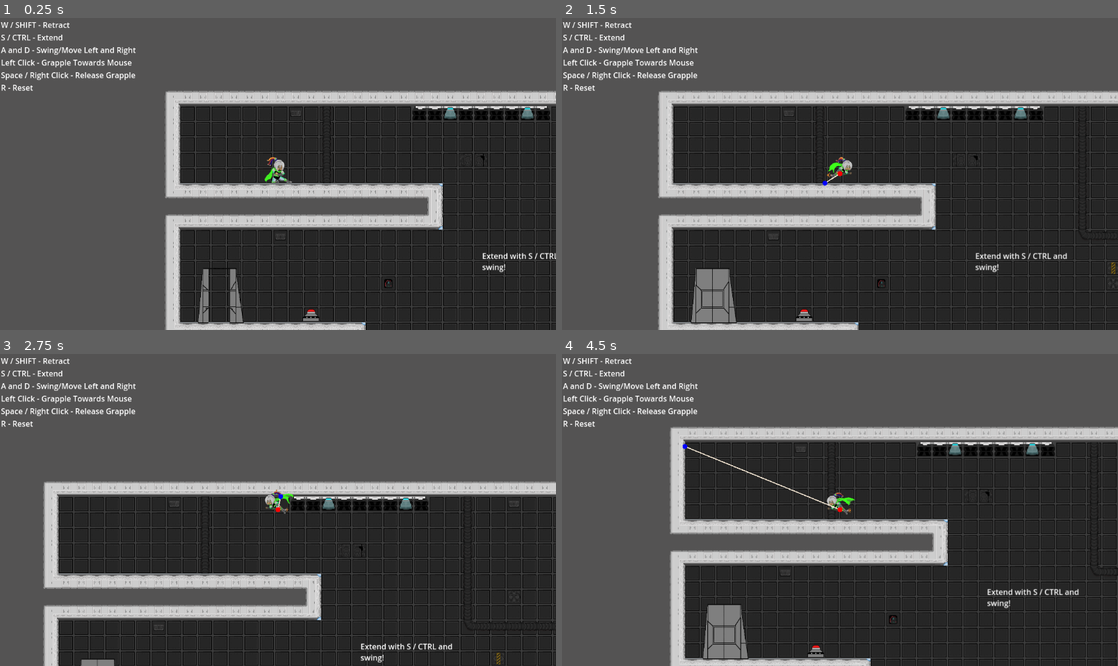
Above: before the commit, frames 1-4 (two rows, left to right).
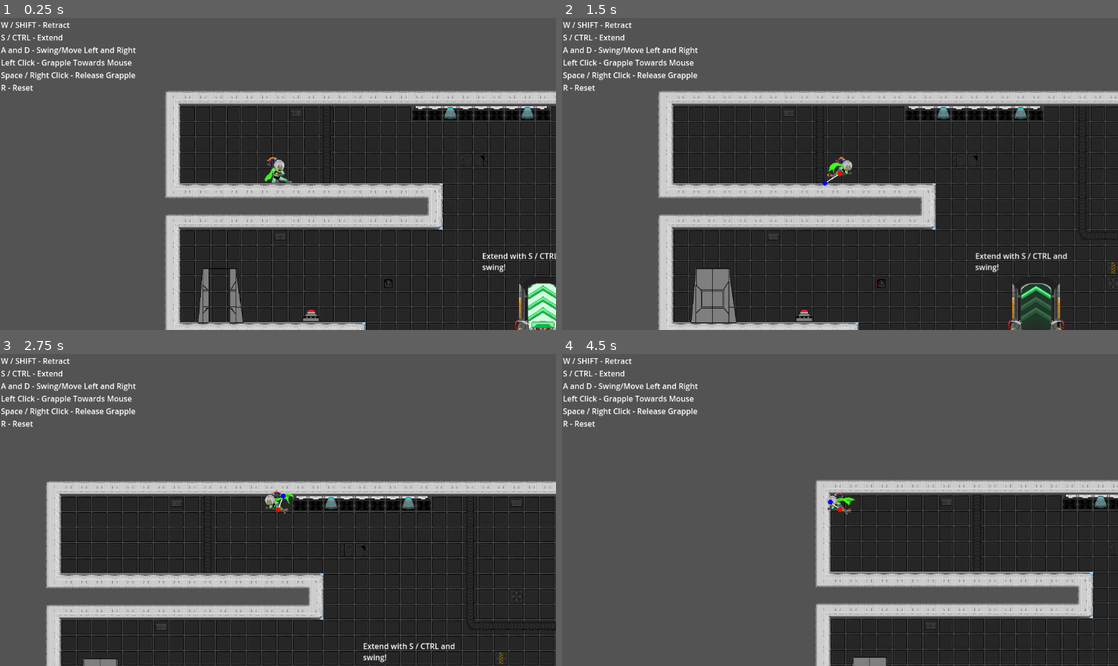
Above: after the commit, the same moments.

Repository: matthewchen146/cmpm-172-grappling-platformer
Game: Godot game, scene res://scenes/main_scenes/Levels/Level3.tscn
Same seed, same stepped clock (60 frames per second), same inputs: the game is played once before the commit and once after it. This scene is started directly instead of the project's main scene.
Inputs (mouse positions are in pixels of both pictures, inside the frame that each line leads up to):
- Up to frame 1 (0.25 s): no input
- Up to frame 2 (1.5 s): move the mouse to (962, 158) at 0.52 s; hold D (move_right) 0.53-1.28 s; hold W (raise) 0.53-1.28 s; click (962, 158) at 0.6 s; tap Space (jump) at 0.77 s; move the mouse to (728, 189) at 1.27 s; hold Down from 1.28 s (still down); tap W (raise) at 1.35 s
- Up to frame 3 (2.75 s): tap Space (jump) at 1.52 s; click (166, 525) at 1.55 s; move the mouse to (333, 441) at 2.02 s; release Down at 2.03 s; hold D (move_right) from 2.03 s (still down); hold W (raise) from 2.03 s (still down); click (333, 441) at 2.1 s
- Up to frame 4 (4.5 s): move the mouse to (812, 572) at 2.77 s; release D (move_right) at 2.78 s; release W (raise) at 2.78 s; hold Up 2.78-3.53 s; tap S (lower) at 2.85 s; tap Space (jump) at 3.02, 3.77 s; click (812, 572) at 3.05 s; move the mouse to (1006, 556) at 3.52 s; hold W (raise) 3.53-4.28 s; hold A (move_left) from 3.53 s (still down); move the mouse to (673, 463) at 4.27 s; tap F at 4.35 s

The runs differ from the first frame. In frame 1, 0.9% of the frame differs, in the area x 92-100%, y 83-100%; in frame 2, 0.8%; in frame 3, 8.2%; in frame 4, 42%, in the area x 19-100%, y 23-100%.

Commit message:
Fast Grapple implemented

Diff:
--- a/Assets/Tile-Set.tres
+++ b/Assets/Tile-Set.tres
@@ -271,15 +271,23 @@
 10:7/0 = 0
 10:7/0/physics_layer_0/linear_velocity = Vector2(0, 0)
 10:7/0/physics_layer_0/angular_velocity = 0.0
+10:7/0/physics_layer_0/polygon_0/points = PackedVector2Array(-16, -16, 16, -16, 16, 16, -16, 16)
+10:7/0/custom_data_1 = true
 11:7/0 = 0
 11:7/0/physics_layer_0/linear_velocity = Vector2(0, 0)
 11:7/0/physics_layer_0/angular_velocity = 0.0
+11:7/0/physics_layer_0/polygon_0/points = PackedVector2Array(-16, -16, 16, -16, 16, 16, -16, 16)
+11:7/0/custom_data_1 = true
 12:7/0 = 0
 12:7/0/physics_layer_0/linear_velocity = Vector2(0, 0)
 12:7/0/physics_layer_0/angular_velocity = 0.0
+12:7/0/physics_layer_0/polygon_0/points = PackedVector2Array(-16, -16, 16, -16, 16, 16, -16, 16)
+12:7/0/custom_data_1 = true
 13:7/0 = 0
 13:7/0/physics_layer_0/linear_velocity = Vector2(0, 0)
 13:7/0/physics_layer_0/angular_velocity = 0.0
+13:7/0/physics_layer_0/polygon_0/points = PackedVector2Array(-16, -16, 16, -16, 16, 16, -16, 16)
+13:7/0/custom_data_1 = true
 10:8/animation_columns = 8
 10:8/animation_speed = 8.0
 10:8/animation_frame_0/duration = 1.0
@@ -293,6 +301,8 @@
 10:8/0 = 0
 10:8/0/physics_layer_0/linear_velocity = Vector2(0, 0)
 10:8/0/physics_layer_0/angular_velocity = 0.0
+10:8/0/physics_layer_0/polygon_0/points = PackedVector2Array(-16, -16, 16, -16, 16, 16, -16, 16)
+10:8/0/custom_data_1 = true
 14:7/animation_columns = 8
 14:7/animation_speed = 8.0
 14:7/animation_frame_0/duration = 1.0
@@ -306,6 +316,8 @@
 14:7/0 = 0
 14:7/0/physics_layer_0/linear_velocity = Vector2(0, 0)
 14:7/0/physics_layer_0/angular_velocity = 0.0
+14:7/0/physics_layer_0/polygon_0/points = PackedVector2Array(-16, -16, 16, -16, 16, 16, -16, 16)
+14:7/0/custom_data_1 = true
 
 [sub_resource type="TileSetAtlasSource" id="TileSetAtlasSource_m007x"]
 texture = ExtResource("1_4t3yt")
@@ -392,5 +404,7 @@
 physics_layer_0/collision_layer = 1
 custom_data_layer_0/name = "Lethal"
 custom_data_layer_0/type = 1
+custom_data_layer_1/name = "FastGrapple"
+custom_data_layer_1/type = 1
 sources/4 = SubResource("TileSetAtlasSource_m007x")
 sources/0 = SubResource("TileSetAtlasSource_bxcjh")
--- a/scenes/main_scenes/Levels/Level3.tscn
+++ b/scenes/main_scenes/Levels/Level3.tscn
@@ -6,6 +6,7 @@
 [ext_resource type="Script" path="res://scripts/Door.gd" id="6_fytqi"]
 [ext_resource type="PackedScene" uid="uid://c8dqt4b3wvgwp" path="res://scenes/player/player.tscn" id="7_b5cwk"]
 [ext_resource type="Texture2D" uid="uid://ca0u07badv0np" path="res://Assets/Button_Anim.png" id="7_xm0bd"]
+[ext_resource type="PackedScene" uid="uid://cgaeymlik4bk2" path="res://scenes/prefab_scenes/launch_pad.tscn" id="8_f52lk"]
 [ext_resource type="Texture2D" uid="uid://b1dy0gufhix1s" path="res://Assets/Door_Animation_Sprites_Revised.png" id="8_l7pgr"]
 
 [sub_resource type="RectangleShape2D" id="RectangleShape2D_4jh31"]
@@ -175,7 +176,7 @@
 collision_animatable = true
 format = 2
 layer_0/name = "Main Layer"
-layer_0/tile_data = PackedInt32Array(1572825, 65536, 3, 1572 …(58109 unchanged characters)… , 1114133, 327680, 0, 1179669, 327680, 1)
+layer_0/tile_data = PackedInt32Array(1572825, 65536, 3, 1572 …(58109 unchanged characters)… , 1114133, 327680, 0, 1179669, 327680, 1, 655369, 0, 0, 655370, 65536, 0, 655371, 131072, 0, 655372, 196608, 0, 655373, 262144, 0)
 layer_1/name = "Background"
 layer_1/enabled = true
 layer_1/modulate = Color(1, 1, 1, 1)
@@ -274,6 +275,10 @@
 [node name="Player" parent="." instance=ExtResource("7_b5cwk")]
 position = Vector2(-181, -27)
 
+[node name="Launch-Pad" parent="." instance=ExtResource("8_f52lk")]
+position = Vector2(368, 256)
+metadata/_edit_group_ = true
+
 [connection signal="button_pressed" from="Node2D/Button" to="Node2D/Door" method="activate"]
 [connection signal="body_entered" from="Node2D/Button/Area2D" to="Node2D/Button" method="_on_area_2d_body_entered"]
 [connection signal="body_exited" from="Node2D/Button/Area2D" to="Node2D/Button" method="_on_area_2d_body_exited"]
--- a/scenes/main_scenes/Levels/Level5.tscn
+++ b/scenes/main_scenes/Levels/Level5.tscn
@@ -181,7 +181,7 @@
 collision_animatable = true
 format = 2
 layer_0/name = "Main Layer"
-layer_0/tile_data = PackedInt32Array(196598, 0, 0, 196599, 6 …(131557 unchanged characters)… , 2621421, 524288, 5, 2621419, 393216, 5)
+layer_0/tile_data = PackedInt32Array(196598, 0, 0, 196599, 6 …(131557 unchanged characters)… , 2621421, 524288, 5, 2621419, 393216, 5, 720888, 655360, 8, 1179630, 655360, 8, 1114115, 655360, 8, 1507320, 655360, 8)
 layer_1/name = "Background"
 layer_1/enabled = true
 layer_1/modulate = Color(1, 1, 1, 1)
--- a/scenes/prefab_scenes/launch_pad.tscn
+++ b/scenes/prefab_scenes/launch_pad.tscn
@@ -7,7 +7,7 @@
 size = Vector2(32, 36)
 
 [sub_resource type="RectangleShape2D" id="RectangleShape2D_m7r3g"]
-size = Vector2(60, 36)
+size = Vector2(52, 36)
 
 [sub_resource type="Animation" id="Animation_cxtt3"]
 resource_name = "Active"
@@ -69,12 +69,15 @@
 [node name="CollisionShape2D" type="CollisionShape2D" parent="."]
 position = Vector2(-46, 46)
 shape = SubResource("RectangleShape2D_03ay8")
+disabled = true
 
 [node name="CollisionShape2D2" type="CollisionShape2D" parent="."]
 position = Vector2(46, 46)
 shape = SubResource("RectangleShape2D_03ay8")
+disabled = true
 
 [node name="Sprite2D" type="Sprite2D" parent="."]
+z_index = -1
 texture = ExtResource("2_ehjuq")
 hframes = 8
 vframes = 2
--- a/scripts/Player.gd
+++ b/scripts/Player.gd
@@ -104,6 +104,8 @@
 var pressed_mouse = false
 var auto_retracting = false
 var auto_retract_length : float = 50
+var auto_retract_speed : float = 5
+var auto_retract_max_length: float = 0
 var onGround = false
 func _physics_process(delta):
 	#start with checking if player is on the ground
@@ -139,7 +141,7 @@
 			grappling = true
 			if obj_to_pull != null:
 				pulling = true
-				print_debug(obj_to_pull.name)
+				print(obj_to_pull.name)
 				anchorNode.position = anchorobject.collider.position
 				max_length = (anchorNode.position - position).length()
 				corners.clear()
@@ -157,6 +159,19 @@
 				if onGround:
 					auto_retracting = true
 					auto_retract_length = 70
+					auto_retract_speed = 250#default
+					auto_retract_max_length = max_length
+				var TM = anchorobject.collider as TileMap
+				if TM != null:
+					#there is a tilemap
+					var location0 : Vector2 = TM.local_to_map(anchorNode.position + (direction.normalized() * 0.1))
+					if TM.get_cell_tile_data(0, location0).get_custom_data("FastGrapple"):
+						#FastGrapple
+						auto_retracting = true
+						auto_retract_length = max_length
+						auto_retract_speed = 320#default
+						auto_retract_max_length = max_length
+						apply_impulse(direction.normalized() * 1500)
 
 	if Input.is_action_just_pressed("jump"):
 		if grappling:
@@ -309,13 +324,21 @@
 		move_and_collide(-diff.normalized() * (length - current_max_length))
 		apply_impulse(-diff.normalized() * (length - current_max_length) * 100)
 
+	#Auto-retraction and normal retraction
 	if Input.is_action_pressed("raise") or auto_retracting:
-		current_corner.length -= 250 * delta
-		auto_retract_length -= 250 * delta
+		#use 250 as speed if not auto-retracting, else use it's speed
+		var retractSpeed = 250 if not auto_retracting else auto_retract_speed
+		current_corner.length -= retractSpeed * delta
+		auto_retract_length -= retractSpeed * delta
 		if auto_retract_length <= 0:
 			auto_retracting = false
-		if current_corner.length < 30 and (corners.size() - 1) == 0: # make it so you can't go below 30 on anchor
+		if current_corner.length < 30: #and (corners.size() - 1) == 0: # make it so you can't go below 30 on anchor
 			current_corner.length = 30
+		if auto_retracting:
+			if current_corner.length < auto_retract_max_length:
+				auto_retract_max_length = current_corner.length
+			if current_corner.length > auto_retract_max_length:
+				current_corner.length = auto_retract_max_length
 	if Input.is_action_pressed("lower"):
 		current_corner.length += 250 * delta
 
Not shown: 1 places in scenes/main_scenes/Levels/Level3.tscn that only renumber resources
